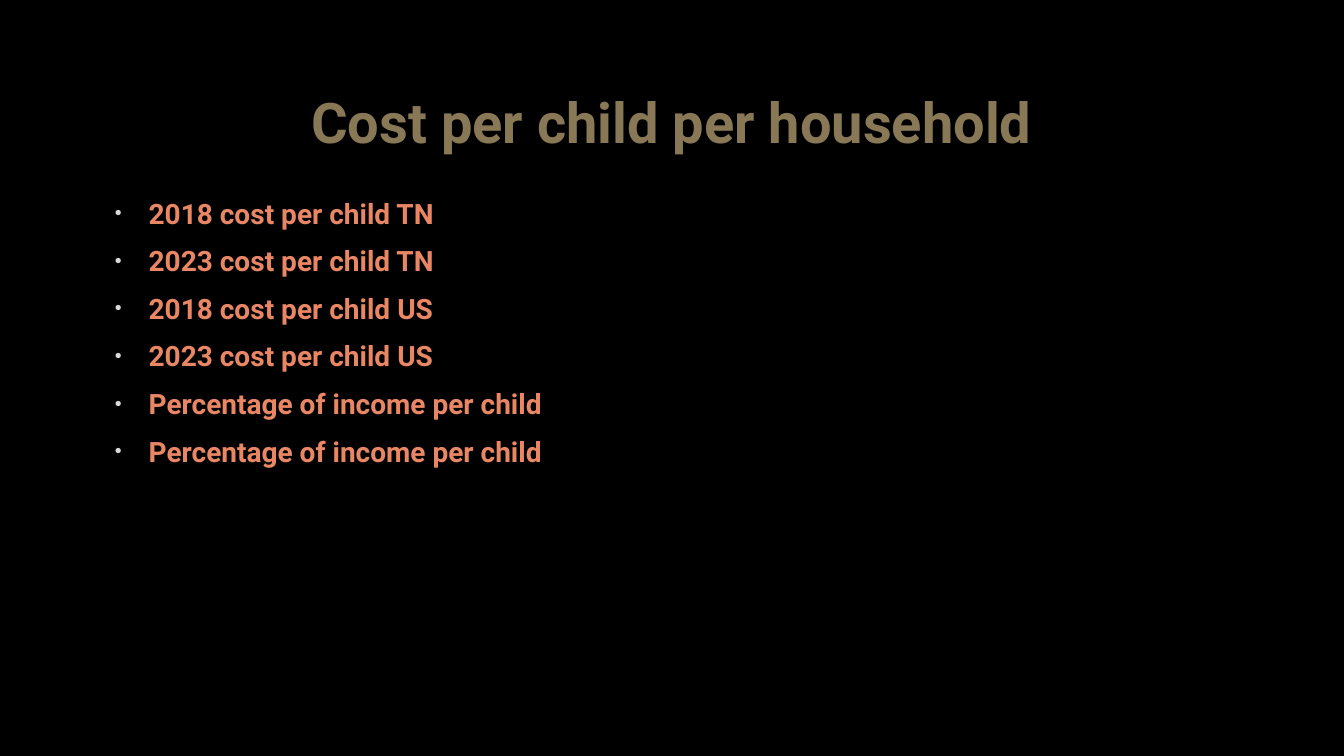
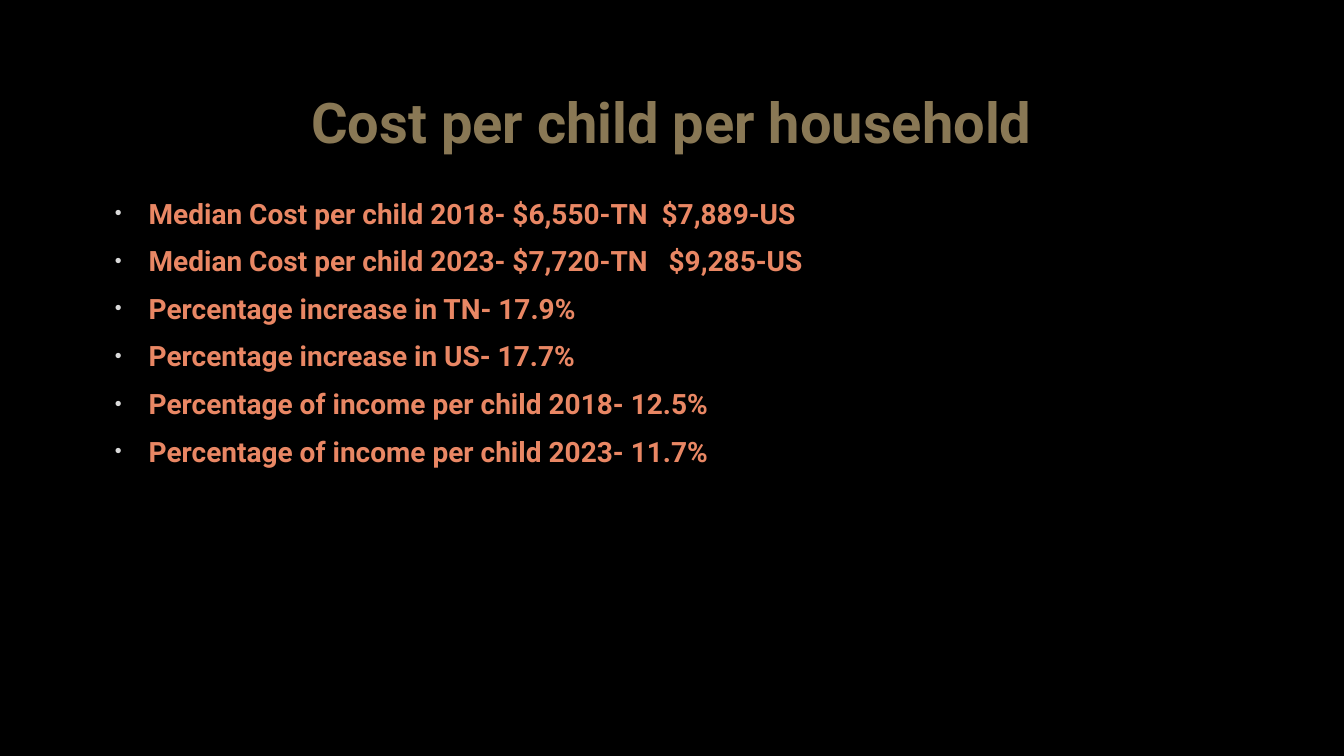
Before and after one commit to Clivesay1/Project-1, a slide deck: slide 9 of Project_1 Slidedeck.pptx. Drawn at 1344x756 pixels with LibreOffice and Linux fonts; fonts in the diff are those of the drawing; background and template pictures are left out. Boxes give left, top, right and bottom in pixels: in the first picture for what was removed or moved away, otherwise in the second. Text is boxed around its words. In the diff, an @@ line names an element or a change of style, - is before the commit and + after.

Commit message:
edited slides

```diff
--- a/Project_1 Slidedeck.pptx
+++ b/Project_1 Slidedeck.pptx
@@ text at (x1=149, y1=201, x2=803, y2=468): text changed @@
-• 2018 cost per child TN
-• 2023 cost per child TN
-• 2018 cost per child US
-• 2023 cost per child US
-• Percentage of income per child
-• Percentage of income per child
+• Median Cost per child 2018- $6,550-TN $7,889-US
+• Median Cost per child 2023- $7,720-TN $9,285-US
+• Percentage increase in TN- 17.9%
+• Percentage increase in US- 17.7%
+• Percentage of income per child 2018- 12.5%
+• Percentage of income per child 2023- 11.7%
```
Also in this commit, not shown: 3 other slides changed, 1 slide added.
